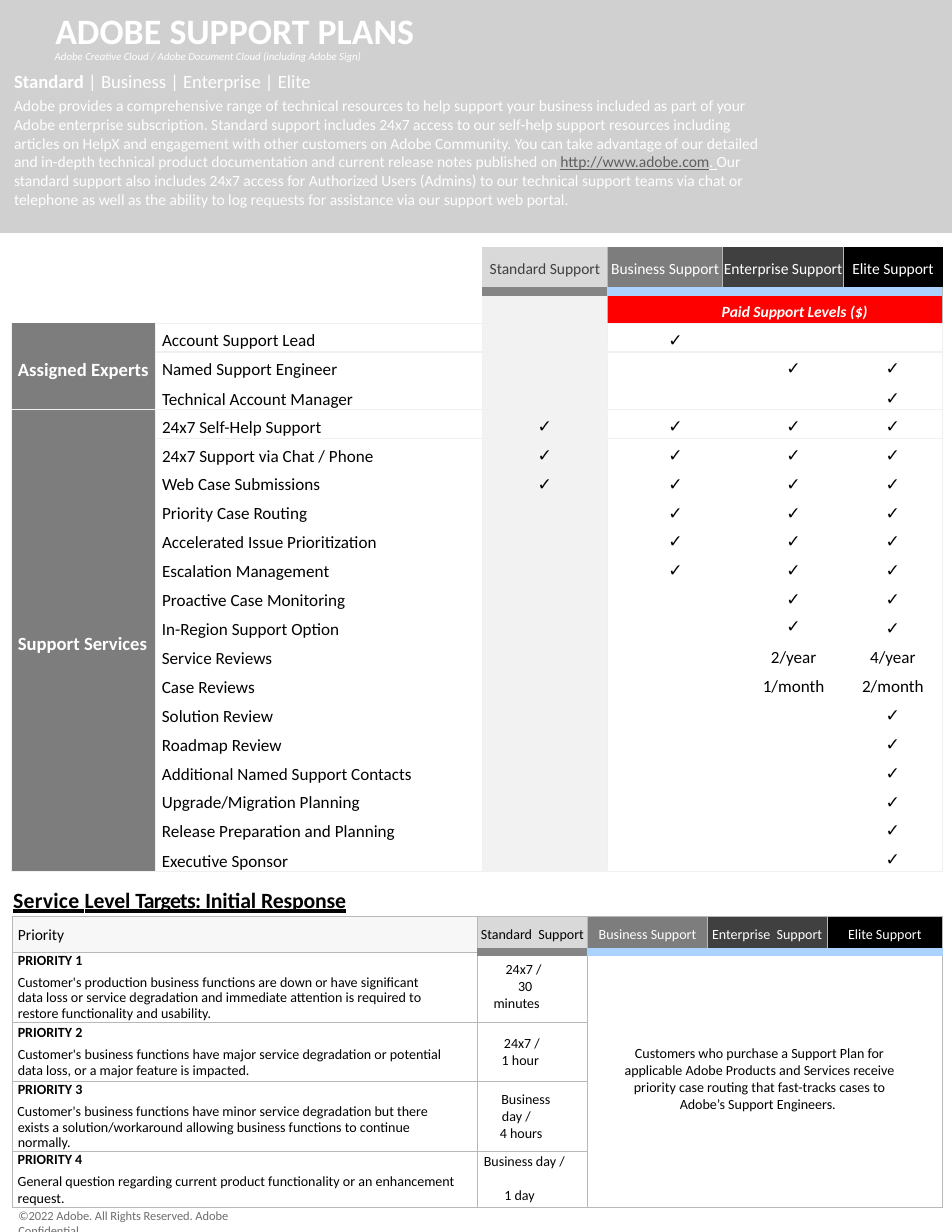
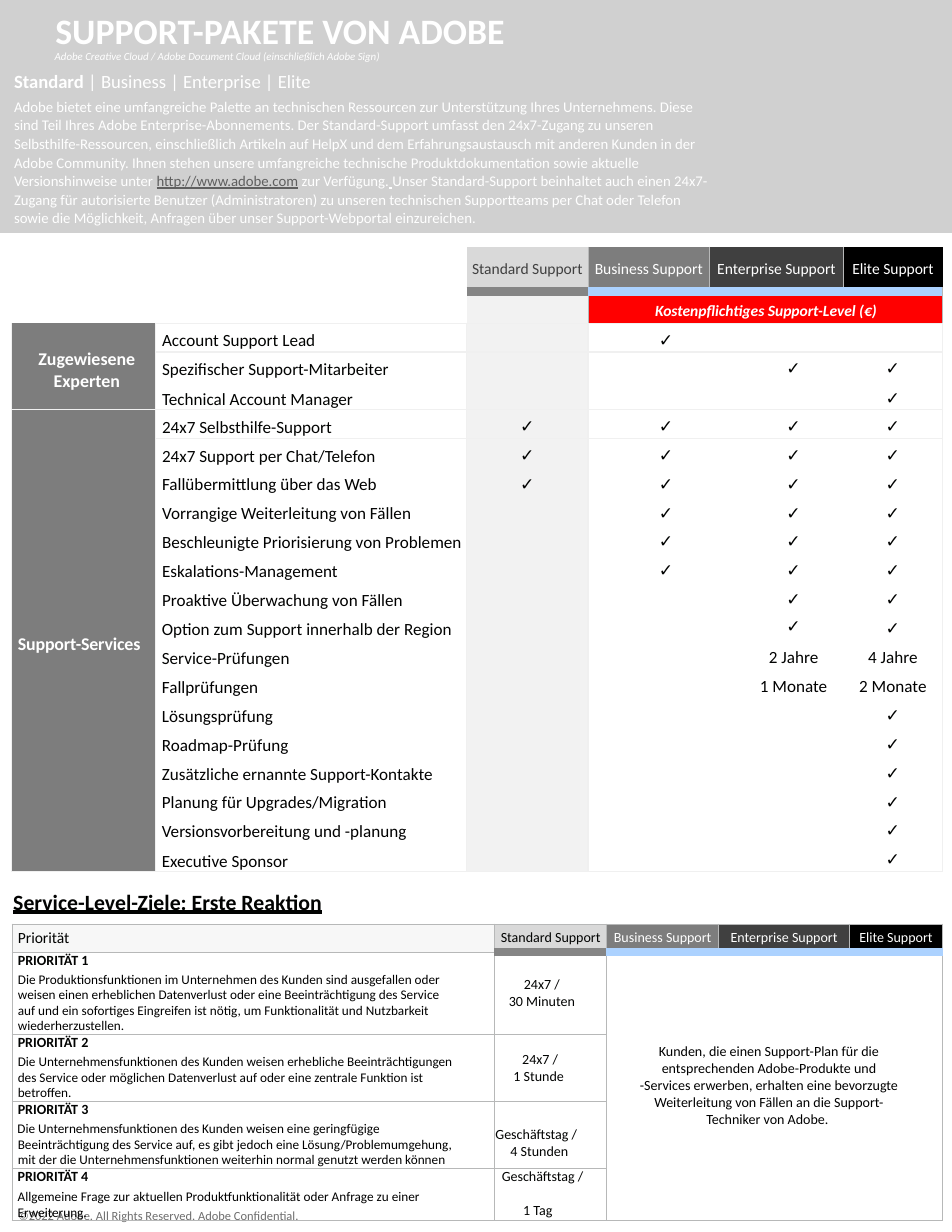
Before and after one commit to AdobeDocs/support-resources.de-DE, a slide deck: slide 1 of help/data-sheets/assets/DMeStandardSupportDatasheet_2022.pptx. Drawn at 952x1232 pixels with LibreOffice and Linux fonts; fonts in the diff are those of the drawing; grey boxes stand for pictures. Boxes give left, top, right and bottom in pixels: in the first picture for what was removed or moved away, otherwise in the second. Text is boxed around its words. In the diff, an @@ line names an element or a change of style, - is before the commit and + after.

```diff
--- a/help/data-sheets/assets/DMeStandardSupportDatasheet_2022.pptx
+++ b/help/data-sheets/assets/DMeStandardSupportDatasheet_2022.pptx
@@ title at (55,21,505,44): text changed @@
-ADOBE SUPPORT PLANS
+SUPPORT-PAKETE VON ADOBE
@@ text at (55,53,380,60): text changed @@
-Adobe Creative Cloud / Adobe Document Cloud (including Adobe Sign)
+Adobe Creative Cloud / Adobe Document Cloud (einschließlich Adobe Sign)
@@ text at (14,102,707,225): text changed; size 10 to 9.5 pt @@
-Adobe provides a comprehensive range of technical resources to help support your business included as part of your Adobe enterprise subscription. Standard support includes 24x7 access to our self-help support resources including articles on HelpX and engagement with other customers on Adobe Community. You can take advantage of our detailed and in-depth technical product documentation and current release notes published on http://www.adobe.com. Our standard support also includes 24x7 access for Authorized Users (Admins) to our technical support teams via chat or telephone as well as the ability to log requests for assistance via our support web portal.
+Adobe bietet eine umfangreiche Palette an technischen Ressourcen zur Unterstützung Ihres Unternehmens. Diese sind Teil Ihres Adobe Enterprise-Abonnements. Der Standard-Support umfasst den 24x7-Zugang zu unseren Selbsthilfe-Ressourcen, einschließlich Artikeln auf HelpX und dem Erfahrungsaustausch mit anderen Kunden in der Adobe Community. Ihnen stehen unsere umfangreiche technische Produktdokumentation sowie aktuelle Versionshinweise unter http://www.adobe.com zur Verfügung. Unser Standard-Support beinhaltet auch einen 24x7-Zugang für autorisierte Benutzer (Administratoren) zu unseren technischen Supportteams per Chat oder Telefon sowie die Möglichkeit, Anfragen über unser Support-Webportal einzureichen.
@@ table at (11,246,943,874) @@
-row 2, column 4: Paid Support Levels ($)
+row 2, column 4: Kostenpflichtiges Support-Level (€)
-row 3, column 1: Assigned Experts
+row 3, column 1: Zugewiesene Experten
-row 4, column 2: Named Support Engineer
+row 4, column 2: Spezifischer Support-Mitarbeiter
-row 6, column 1: Support Services
+row 6, column 1: Support-Services
-row 6, column 2: 24x7 Self-Help Support
+row 6, column 2: 24x7 Selbsthilfe-Support
-row 7, column 2: 24x7 Support via Chat / Phone
+row 7, column 2: 24x7 Support per Chat/Telefon
-row 8, column 2: Web Case Submissions
+row 8, column 2: Fallübermittlung über das Web
-row 9, column 2: Priority Case Routing
+row 9, column 2: Vorrangige Weiterleitung von Fällen
-row 10, column 2: Accelerated Issue Prioritization
+row 10, column 2: Beschleunigte Priorisierung von Problemen
-row 11, column 2: Escalation Management
+row 11, column 2: Eskalations-Management
-row 12, column 2: Proactive Case Monitoring
+row 12, column 2: Proaktive Überwachung von Fällen
-row 13, column 2: In-Region Support Option
+row 13, column 2: Option zum Support innerhalb der Region
-row 14:  | Service Reviews |  |  |  | 2/year | 4/year
+row 14:  | Service-Prüfungen |  |  |  | 2 Jahre | 4 Jahre
-row 15:  | Case Reviews |  |  |  | 1/month | 2/month
+row 15:  | Fallprüfungen |  |  |  | 1 Monate | 2 Monate
-row 16, column 2: Solution Review
+row 16, column 2: Lösungsprüfung
-row 17, column 2: Roadmap Review
+row 17, column 2: Roadmap-Prüfung
-row 18, column 2: Additional Named Support Contacts
+row 18, column 2: Zusätzliche ernannte Support-Kontakte
-row 19, column 2: Upgrade/Migration Planning
+row 19, column 2: Planung für Upgrades/Migration
-row 20, column 2: Release Preparation and Planning
+row 20, column 2: Versionsvorbereitung und -planung
@@ text at (13,894,321,914): text changed @@
-Service Level Targets: Initial Response
+Service-Level-Ziele: Erste Reaktion
@@ table at (11,924,942,1224) @@
-row 1, column 1: Priority
+row 1, column 1: Priorität
-row 2: PRIORITY 1 / Customer's production business functions are down or have significant data loss or service degradation and immediate attention is required to restore functionality and usability. | 24x7 / / 30 minutes | Customers who purchase a Support Plan for applicable Adobe Products and Services receive priority case routing that fast-tracks cases to Adobe’s Support Engineers. |  | 
+row 2: PRIORITÄT 1 / Die Produktionsfunktionen im Unternehmen des Kunden sind ausgefallen oder weisen einen erheblichen Datenverlust oder eine Beeinträchtigung des Service auf und ein sofortiges Eingreifen ist nötig, um Funktionalität und Nutzbarkeit wiederherzustellen. | 24x7 / 30 Minuten | Kunden, die einen Support-Plan für die entsprechenden Adobe-Produkte und -Services erwerben, erhalten eine bevorzugte Weiterleitung von Fällen an die Support-Techniker von Adobe. |  | 
-row 3, column 1: PRIORITY 2 / Customer's business functions have major service degradation or potential data loss, or a major feature is impacted.
+row 3, column 1: PRIORITÄT 2 / Die Unternehmensfunktionen des Kunden weisen erhebliche Beeinträchtigungen des Service oder möglichen Datenverlust auf oder eine zentrale Funktion ist betroffen.
-row 3, column 2: 24x7 / / 1 hour
+row 3, column 2: 24x7 / / 1 Stunde
-row 4, column 1: PRIORITY 3 / Customer's business functions have minor service degradation but there exists a solution/workaround allowing business functions to continue normally.
+row 4, column 1: PRIORITÄT 3 / Die Unternehmensfunktionen des Kunden weisen eine geringfügige Beeinträchtigung des Service auf, es gibt jedoch eine Lösung/Problemumgehung, mit der die Unternehmensfunktionen weiterhin normal genutzt werden können
-row 4, column 2: Business day / / 4 hours
+row 4, column 2: Geschäftstag / / 4 Stunden
-row 5, column 1: PRIORITY 4 / General question regarding current product functionality or an enhancement request.
+row 5, column 1: PRIORITÄT 4 / Allgemeine Frage zur aktuellen Produktfunktionalität oder Anfrage zu einer Erweiterung.
-row 5, column 2: Business day / / 1 day
+row 5, column 2: Geschäftstag / / 1 Tag
@@ table: place and size @@
-table at (11,916,943,1210)
+table at (11,924,942,1224)
@@ text "©2022 Adobe. All Rights Reserved. ..." at (18,1209,298,1223): letter spacing -0.1 to 0 pt @@
```
Also in this commit, not shown: 2 other slides changed, 6 other files.
